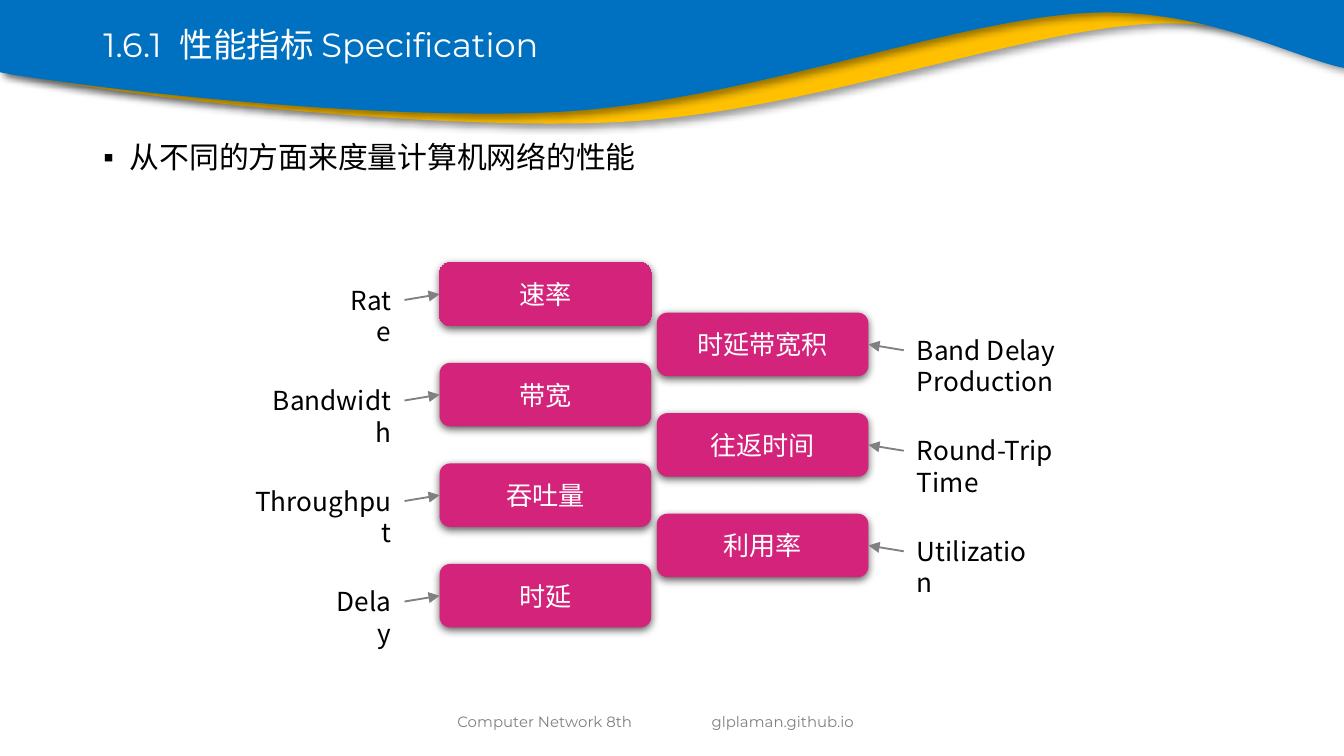
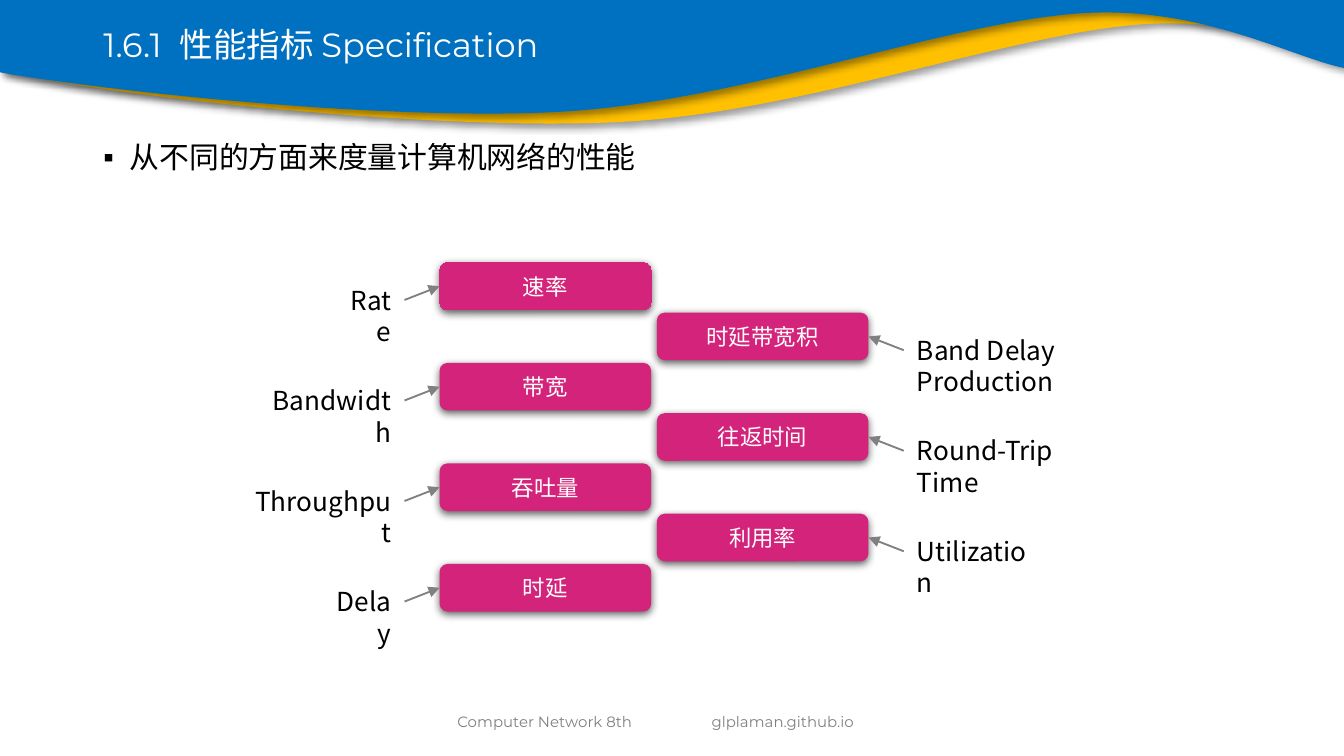
Before and after one commit to glplaman/glplaman.github.io, a slide deck: slide 69 of network/ppt/chap1.pptx (slide 70 before the commit). Drawn at 1344x756 pixels with LibreOffice and Linux fonts; fonts in the diff are those of the drawing; background and template pictures are left out. Boxes give left, top, right and bottom in pixels: in the first picture for what was removed or moved away, otherwise in the second. Text is boxed around its words. In the diff, an @@ line names an element or a change of style, - is before the commit and + after.

```diff
--- a/network/ppt/chap1.pptx
+++ b/network/ppt/chap1.pptx
@@ rounded rectangle "速率": place and size @@
-rounded rectangle "速率" at bbox=[439, 262, 650, 325]
+rounded rectangle "速率" at bbox=[439, 262, 650, 309]
@@ arrow moved from (405, 300) - (439, 294) to (405, 300) - (439, 286) @@
@@ rounded rectangle "时延带宽积": place and size @@
-rounded rectangle "时延带宽积" at bbox=[657, 313, 868, 376]
+rounded rectangle "时延带宽积" at bbox=[657, 313, 868, 360]
@@ arrow moved from (903, 351) - (868, 344) to (903, 351) - (868, 336) @@
@@ arrow moved from (405, 401) - (439, 395) to (405, 401) - (439, 387) @@
@@ rounded rectangle "带宽": place and size @@
-rounded rectangle "带宽" at bbox=[439, 363, 650, 426]
+rounded rectangle "带宽" at bbox=[439, 363, 650, 410]
@@ rounded rectangle "往返时间": place and size @@
-rounded rectangle "往返时间" at bbox=[657, 413, 868, 476]
+rounded rectangle "往返时间" at bbox=[657, 413, 868, 460]
@@ arrow moved from (903, 450) - (868, 445) to (903, 450) - (868, 437) @@
@@ rounded rectangle "吞吐量": place and size @@
-rounded rectangle "吞吐量" at bbox=[439, 464, 650, 527]
+rounded rectangle "吞吐量" at bbox=[439, 464, 650, 511]
@@ arrow moved from (405, 501) - (439, 495) to (405, 501) - (439, 488) @@
@@ rounded rectangle "利用率": place and size @@
-rounded rectangle "利用率" at bbox=[657, 513, 868, 577]
+rounded rectangle "利用率" at bbox=[657, 513, 868, 560]
@@ arrow moved from (903, 551) - (868, 546) to (903, 551) - (868, 538) @@
@@ size 14 to 12 pt in 7 elements at bbox=[439, 262, 650, 309], bbox=[439, 363, 650, 410], bbox=[439, 464, 650, 511], bbox=[657, 313, 868, 360], bbox=[657, 413, 868, 460], bbox=[657, 513, 868, 560], bbox=[439, 564, 650, 612] @@
@@ rounded rectangle "时延": place and size @@
-rounded rectangle "时延" at bbox=[439, 564, 650, 628]
+rounded rectangle "时延" at bbox=[439, 564, 650, 612]
@@ arrow moved from (405, 602) - (439, 595) to (405, 602) - (439, 587) @@
```
Also in this commit, not shown: 10 other slides changed, 1 slide removed, 1 other file.
